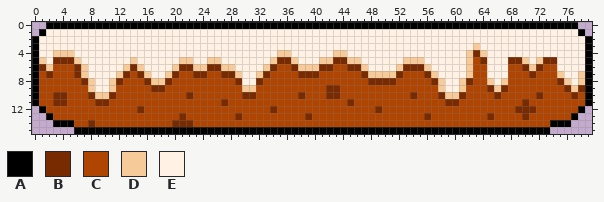
Pixel-art file -- Assets/world-platforms.aseprite. The picture above was drawn from the file before the commit.
80x16 pixels, 1 frame.
Palette (. is transparent): A #000000  B #782a00  C #af4500  D #f7ca99  E #fff1e3
Pixels before, first column x 0:
 0 ..AAAAAAAAAAAAAAAAAAAAAAAAAAAAAAAAAAAAAAAAAAAAAAAAAAAAAAAAAAAAAAAAAAAAAAAAAAAA..
 1 .AEEEEEEEEEEEEEEEEEEEEEEEEEEEEEEEEEEEEEEEEEEEEEEEEEEEEEEEEEEEEEEEEEEEEEEEEEEEEA.
 2 AEEEEEEEEEEEEEEEEEEEEEEEEEEEEEEEEEEEEEEEEEEEEEEEEEEEEEEEEEEEEEEEEEEEEEEEEEEEEEEA
 3 AEEEEEEEEEEEEEEEEEEEEEEEEEEEEEEEEEEEEEEEEEEEEEEEEEEEEEEEEEEEEEEDEEEEEEEEEEEEEEEA
 4 AEEDDDEEEEEEEEEEEEEEEEEEEEEEEEEEEEEDDEEEEEEDDEEEEEEEEEEEEEEEEEDBDEEEEEEEEEEEEEEA
 5 ADEBBBDEEEEEEEDEEEEEEDDEEDDEEEEEEEDBBDEEEDDBBDDEEEEEEDDDEEEEEEDCBEEEBBDEDBBEEEEA
 6 ABDCCCBDEEEEEDBDEEEEDBBDDBBDDEEEEDBCCBDDDBBCCBBDEEEEDBBBDEEEEEDCCEEECCBDBCCEEEEA
 7 ACBCCCBDEEEEDBCBDEEDBCCBBCCBBDEEDBCCCCBBBCCCCCCBDDDDBCCCBDEEEEDCCEEECCCBCCCDEEDA
 8 ACCCCCCBDEEDBCCCBDDBCCCCCCCCCBEEBCCCCCCCCCCCCCCCBBBBCCCCCBDEEDBCCDEDCCCCCCCBDEDA
 9 ACCCCCCCDEEDCCCCCBBCCCCCCCCCCCDDCCCCCCCCCCBBCCCCCCCCCCCCCCDEEDCCCBDBCCCCCCCCBDBA
10 ACCBBCCCBDDBCCCCCCCCCCBCCCCCCCBBCCCCCCBCCCBBCCCCCCCCCCBCCCBDDBCCCCBCCCCCBCCCCBCA
11 ACCBBCCCCBBCCCCCCCCCCCCCCCCBCCCCCCCCCCCCCCCCCBCCCCCCCCCCCCCBBCCCCCCCCCBCCCCCCCCA
12 .ACCCCCCCCCCCCCBCCCCCCCCCCCCCCCCCCBCCCCCCCCCCCCCCBCCCCCCCCCCCCCCCCCCCBBBCCCCCCA.
13 ..ACCCCCCCCCCCCCCCCCCBCCCCCCCBCCCCCCCCCBCCCCCCCCCCCCCCCCBCCCCCCCCBCCCCBCCCCCCA..
14 ...AAACCBCCCCCCCCCCCBBBCCCCCCCCCCCCCCCCCCCCCCCCCCCCCCCCCCCCCCCCCCCCCCCCCCCAAA...
15 ......AAAAAAAAAAAAAAAAAAAAAAAAAAAAAAAAAAAAAAAAAAAAAAAAAAAAAAAAAAAAAAAAAAAA......
And afterwards:
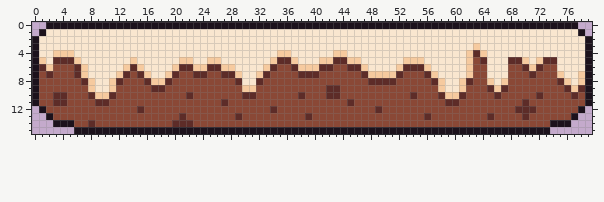
Diff:
colour A: #000000 -> #1c121c
colour B: #782a00 -> #5d2c28
colour C: #af4500 -> #8a4836
colour D: #f7ca99 -> #f6ca9f
colour E: #fff1e3 -> #f9e6cf
